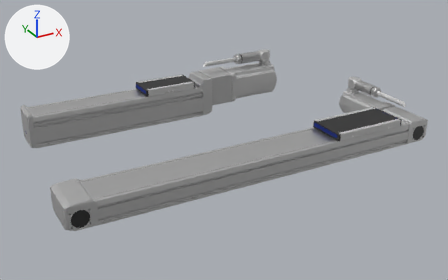
Renders of the glTF model model/festo_actuators.glb from each side of a commit.
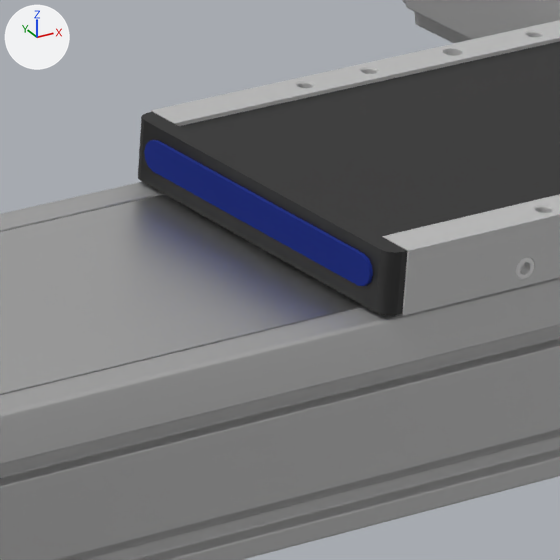
The first picture shows the older version from a camera (50 mm lens) standing at (-0.903, -1.297, 0.624) and looking at (-0.228, -0.071, 0.011). The close-ups show the older and then the newer version on the part from 67% to 80% of the width and 39% to 59% of the height of that picture. Only the edits that show in the close-ups are written down. The axes (+X, +Y, +Z) are drawn at upper left. The lights are the same throughout. Where no turn or scale is listed for an object, it has been applied to the vertices.

Objects in the first close-up: 'SliderTB', '_5242205_EMMT-AS-10000039_0', '_8176888_ELGD-TB-10000031_0' and 1 more.
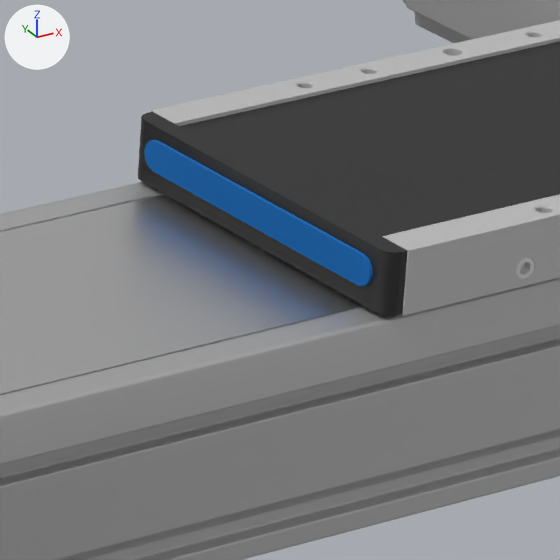
The change, as a list of edits to the scene's bpy script:
```text
Change mat_material_001:
    mat_material_001.base_color: (0.0, 0.0175, 0.257) -> (0.000885, 0.163, 0.547)  # blue #00248b -> blue #0370c3
```

Location of each change, (x1, y1, x2, y2) in pixels of the close-ups (560 x 560 px):
'SliderTB', recoloured (lighter): (141, 137, 376, 289) in both
